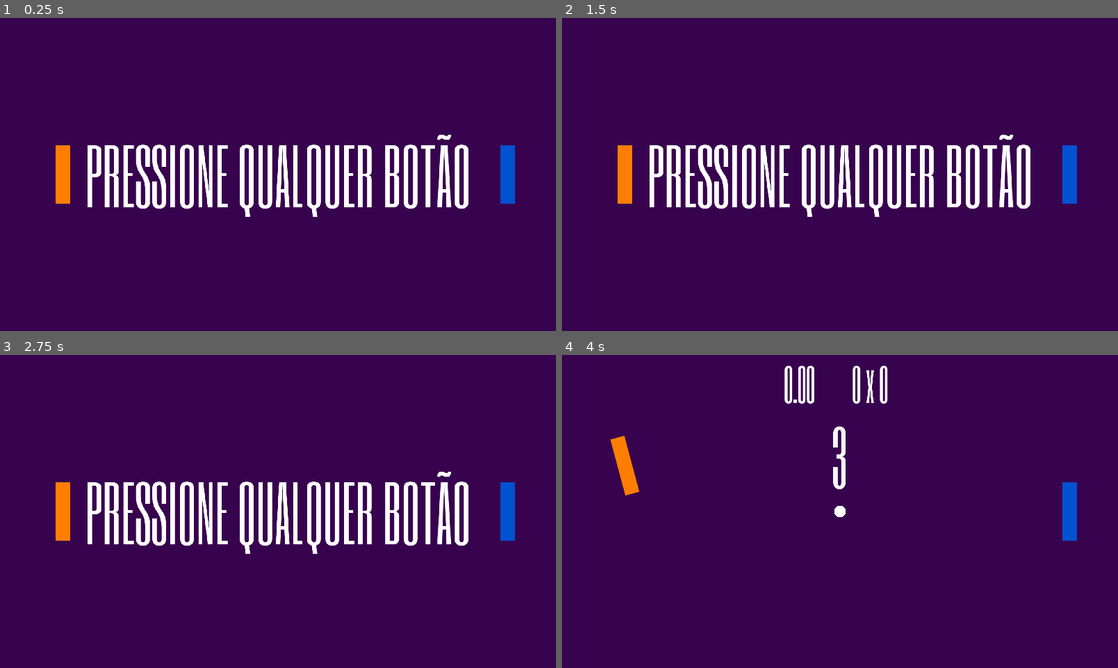
Above: before the commit, frames 1-4 (two rows, left to right).
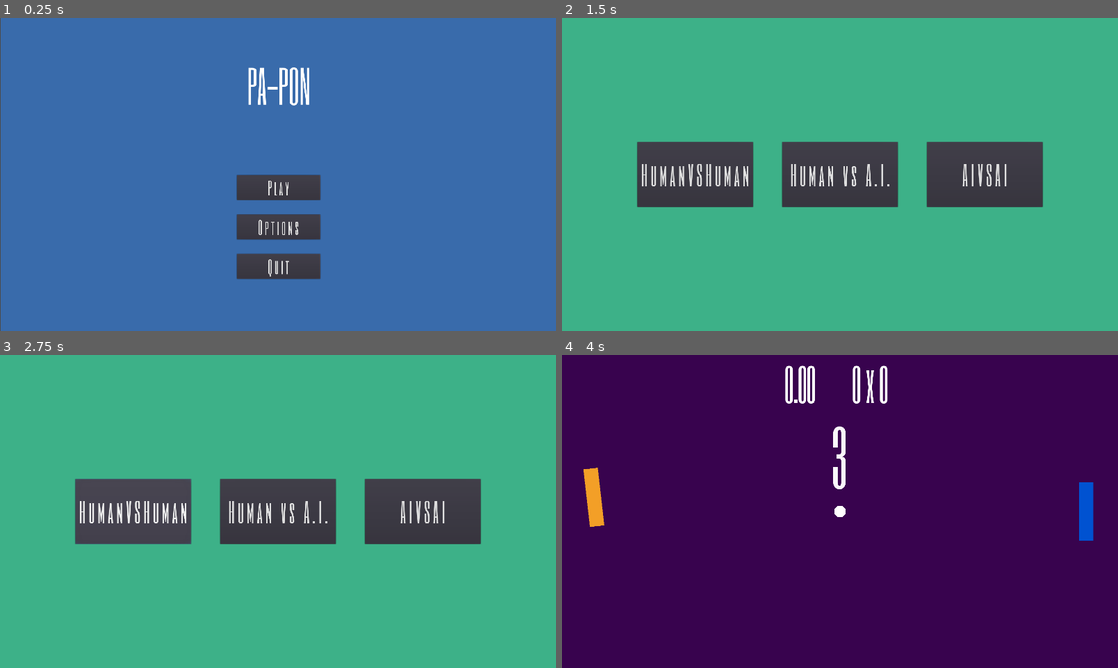
Above: after the commit, the same moments.

Repository: luizcarlos1405/papon
Game: Godot game, scene res://src/MainMenu/MainMenu.tscn
The game is run twice, just before and just after one commit, with the same random seed, the same clock (stepped at 60 frames per second) and the same inputs. Before the commit the project starts from res://src/Game/Game.tscn.
Inputs (mouse positions are in pixels of both pictures, inside the frame that each line leads up to):
- Up to frame 1 (0.25 s): no input
- Up to frame 2 (1.5 s): click (840, 227) at 0.5 s, where only the run after the commit has a clickable "Options"; click (840, 187) at 1.25 s, where only the run after the commit has a clickable "Play"
- Up to frame 3 (2.75 s): click (133, 511) at 2 s, where only the run after the commit has a clickable "HumanVSHuman"
- Up to frame 4 (4 s): click (840, 511) at 2.75 s, where only the run after the commit has a clickable "Human vs A.I."; tap Enter at 3.5 s; hold W (lp_move_up) from 3.53 s (still down)

The runs differ from the first frame. In frame 1, 100% of the frame differs, in the area x 0-100%, y 0-100%; in frame 2, 100%; in frame 3, 100%; in frame 4, 2.2%.

Commit message:
AIController impelmentado, menu simples implementado, correção de bugs

Diff:
--- a/project.godot
+++ b/project.godot
@@ -9,15 +9,20 @@
 config_version=4
 
 _global_script_classes=[ {
+"base": "Node",
+"class": "AIControl",
+"language": "GDScript",
+"path": "res://src/classes/AIControl.gd"
+}, {
 "base": "Label",
 "class": "Countdown",
 "language": "GDScript",
 "path": "res://src/classes/Countdown.gd"
 }, {
 "base": "Node",
-"class": "KeybardControll",
+"class": "KeybardControl",
 "language": "GDScript",
-"path": "res://src/classes/KeyboardControll.gd"
+"path": "res://src/classes/KeyboardControl.gd"
 }, {
 "base": "Area2D",
 "class": "PointArea",
@@ -30,8 +35,9 @@
 "path": "res://src/classes/Score.gd"
 } ]
 _global_script_class_icons={
+"AIControl": "",
 "Countdown": "",
-"KeybardControll": "",
+"KeybardControl": "",
 "PointArea": "",
 "Score": ""
 }
@@ -39,19 +45,19 @@
 [application]
 
 config/name="Pa-pon"
-run/main_scene="res://src/Game/Game.tscn"
+run/main_scene="res://src/MainMenu/MainMenu.tscn"
 config/icon="res://icon.png"
 
 [autoload]
 
 Event="*res://src/autoload/Event.gd"
+Enum="*res://src/autoload/Enum.gd"
 
 [debug]
 
 gdscript/warnings/unassigned_variable=false
 gdscript/warnings/unassigned_variable_op_assign=false
 gdscript/warnings/unused_variable=false
-gdscript/warnings/unused_class_variable=false
 gdscript/warnings/unused_argument=false
 gdscript/warnings/unused_signal=false
 gdscript/warnings/return_value_discarded=false
--- a/src/Ball/Ball.gd
+++ b/src/Ball/Ball.gd
@@ -4,9 +4,9 @@
 
 export var color: = Color(1, 1, 1)
 export var radius: = 20.0
-export var initial_speed: = 500
-export var speed_increase_factor: = 1.2
-export var angle_variation_degrees: = 15
+export var initial_speed: = 500.0
+export var speed_increase_factor: = 50.0
+export var angle_variation_degrees: = 15.0
 
 var direction: = Vector2.ZERO
 
@@ -28,24 +28,22 @@
 
 	randomize()
 	reset()
-
-	Event.connect("Game_match_started", self, "_on_Event_Game_match_started")
+	Event.connect("Game_state_changed", self, "_on_Event_Game_state_changed")
 	Event.connect("scored", self, "_on_Event_scored")
-	Event.connect("Game_match_ended", self, "_on_Event_Game_match_ended")
 	Event.connect("Countdown_finished", self, "_on_Event_Countdown_finished")
 
 
-func _on_Event_Game_match_started() -> void:
-	show()
+func _on_Event_Game_state_changed(state: int) -> void:
+	match state:
+		Enum.GameState.IN_GAME:
+			show()
+		Enum.GameState.POS_GAME:
+			reset()
+			hide()
 
 
 func _on_Event_scored(side: String) -> void:
 	reset()
-
-
-func _on_Event_Game_match_ended() -> void:
-	reset()
-	hide()
 
 
 func _on_Event_Countdown_finished() -> void:
@@ -96,7 +94,7 @@
 
 func handle_collision(normal: Vector2) -> void:
 	direction = direction.bounce(normal)
-	_speed *= speed_increase_factor
+	_speed += speed_increase_factor
 
 
 static func variate_direction(direction: Vector2, variation_degrees: float) -> Vector2:
--- a/src/Game/Game.gd
+++ b/src/Game/Game.gd
@@ -1,19 +1,25 @@
 extends Node2D
 
-var _match_started: = false
+var state: int = Enum.GameState.PRE_GAME setget set_state
 
 onready var match_time_left: Label = $GUI/Control/MatchTimeLeft
 onready var start_message: Label = $GUI/Control/StartMessage
 onready var match_timer: Timer = $MatchTimer
+onready var score: Label = $GUI/Control/Score
 
 
 func _ready():
 	match_time_left.hide()
 	match_timer.connect("timeout", self, "_on_MatchTimer_timeout")
+	Event.connect("match_start_requested", self, "_on_Event_match_start_requested")
 
 
 func _on_MatchTimer_timeout() -> void:
 	end_match()
+
+
+func _on_Event_match_start_requested() -> void:
+	start_match()
 
 
 func _process(delta: float) -> void:
@@ -23,16 +29,25 @@
 func _input(event: InputEvent) -> void:
 	if event is InputEventKey:
 		if event.pressed:
-			if not _match_started:
-				start_match()
+			match state:
+				Enum.GameState.PRE_GAME:
+					Event.emit_signal("match_start_requested")
+					score.show()
+				Enum.GameState.POS_GAME:
+					if score.animation_player.is_playing():
+						return
+
+					score.reset()
+
+					yield(score.animation_player, "animation_finished")
+					Event.emit_signal("match_start_requested")
 
 
 func start_match() -> void:
-	_match_started = true
-
 	start_message.hide()
 	match_time_left.show()
-	Event.emit_signal("Game_match_started")
+
+	set_state(Enum.GameState.IN_GAME)
 
 	yield(Event, "Countdown_finished")
 
@@ -40,8 +55,13 @@
 
 
 func end_match() -> void:
-	Event.emit_signal("Game_match_ended")
 	match_time_left.hide()
+	score.show_result()
 
-	yield(get_tree().create_timer(2), "timeout")
-	_match_started = false
+	set_state(Enum.GameState.POS_GAME)
+
+
+func set_state(value: int) -> void:
+	state = value
+
+	Event.emit_signal("Game_state_changed", state)
--- a/src/Game/Game.tscn
+++ b/src/Game/Game.tscn
@@ -8,9 +8,10 @@
 [ext_resource path="res://src/classes/PalcoCamera.gd" type="Script" id=6]
 [ext_resource path="res://src/Ball/Ball.tscn" type="PackedScene" id=7]
 [ext_resource path="res://src/RightPad/RightPad.tscn" type="PackedScene" id=8]
-[ext_resource path="res://src/classes/KeyboardControll.gd" type="Script" id=9]
+[ext_resource path="res://src/LeftPad/LeftPad.gd" type="Script" id=9]
 [ext_resource path="res://src/LeftPad/LeftPad.tscn" type="PackedScene" id=10]
 [ext_resource path="res://src/classes/PointArea.gd" type="Script" id=11]
+[ext_resource path="res://src/RightPad/RightPad.gd" type="Script" id=12]
 
 [sub_resource type="DynamicFont" id=1]
 size = 150
@@ -58,11 +59,10 @@
 script = ExtResource( 1 )
 
 [node name="MatchTimer" type="Timer" parent="."]
-wait_time = 2.0
+wait_time = 60.0
 one_shot = true
 
 [node name="Background" type="CanvasLayer" parent="."]
-editor/display_folded = true
 layer = -1
 
 [node name="ColorRect" type="ColorRect" parent="Background"]
@@ -77,7 +77,6 @@
 anchor_bottom = 1.0
 
 [node name="Score" type="Label" parent="GUI/Control"]
-editor/display_folded = true
 anchor_left = 0.5
 anchor_right = 0.5
 margin_left = 42.0
@@ -95,13 +94,16 @@
 [node name="MatchTimeLeft" type="Label" parent="GUI/Control"]
 anchor_left = 0.5
 anchor_right = 0.5
-margin_left = -193.0
-margin_right = -57.0
+margin_left = -191.0
+margin_right = -55.0
 margin_bottom = 198.0
 grow_horizontal = 2
 grow_vertical = 2
 custom_fonts/font = SubResource( 1 )
 text = "0.00"
+__meta__ = {
+"_edit_use_anchors_": false
+}
 
 [node name="Countdown" type="Label" parent="GUI/Control"]
 anchor_left = 0.5
@@ -144,7 +146,6 @@
 position = Vector2( 1, 0 )
 
 [node name="Wall" type="StaticBody2D" parent="."]
-editor/display_folded = true
 __meta__ = {
 "_edit_group_": true
 }
@@ -158,20 +159,16 @@
 shape = SubResource( 4 )
 
 [node name="RightPad" parent="." instance=ExtResource( 8 )]
-editor/display_folded = true
-position = Vector2( 793, 0 )
-
-[node name="KeybardControll" type="Node" parent="RightPad"]
-script = ExtResource( 9 )
-move_up_action = "rp_move_up"
-move_down_action = "rp_move_down"
+position = Vector2( 850, 0 )
+script = ExtResource( 12 )
+acceleration = 500
+speed_angle_degrees = 15
 
 [node name="LeftPad" parent="." instance=ExtResource( 10 )]
-editor/display_folded = true
-position = Vector2( -743, 0 )
-
-[node name="KeybardControll" type="Node" parent="LeftPad"]
+position = Vector2( -850, 0 )
 script = ExtResource( 9 )
+acceleration = 500
+color = Color( 0.952941, 0.623529, 0.152941, 1 )
 
 [node name="LeftPointArea" type="Area2D" parent="."]
 position = Vector2( -1520, 0 )
--- /dev/null
+++ b/src/LeftPad/LeftPad.gd
@@ -0,0 +1,8 @@
+extends "res://src/Pad/Pad.gd"
+
+func _ready():
+	match get_tree().get_meta("left_controller"):
+		"HUMAN":
+			add_child(KeybardControl.new())
+		"AI":
+			add_child(AIControl.new())
--- /dev/null
+++ b/src/MainMenu/MainMenu.gd
@@ -0,0 +1,29 @@
+extends Control
+
+export var ModeSelectionPackedScene: PackedScene
+
+
+onready var play: Button = $Buttons/Play
+onready var options: Button = $Buttons/Options
+onready var quit: Button = $Buttons/Quit
+
+
+func _ready():
+	play.connect("pressed", self, "_on_Play_pressed")
+	options.connect("pressed", self, "_on_Options_pressed")
+	quit.connect("pressed", self, "_on_Quit_pressed")
+	pass
+
+
+func _on_Play_pressed() -> void:
+	get_tree().change_scene_to(ModeSelectionPackedScene)
+	pass
+
+
+func _on_Options_pressed() -> void:
+	pass
+
+
+func _on_Quit_pressed() -> void:
+
+	pass
--- /dev/null
+++ b/src/MainMenu/MainMenu.tscn
@@ -0,0 +1,81 @@
+[gd_scene load_steps=6 format=2]
+
+[ext_resource path="res://src/MainMenu/MainMenu.gd" type="Script" id=1]
+[ext_resource path="res://assets/fonts/SixCaps-Regular.ttf" type="DynamicFontData" id=2]
+[ext_resource path="res://src/ModeSelection/ModeSelection.tscn" type="PackedScene" id=3]
+
+[sub_resource type="DynamicFont" id=2]
+size = 150
+font_data = ExtResource( 2 )
+
+[sub_resource type="DynamicFont" id=1]
+size = 60
+extra_spacing_char = 8
+font_data = ExtResource( 2 )
+
+[node name="MainMenu" type="Control"]
+anchor_right = 1.0
+anchor_bottom = 1.0
+margin_left = 2.0
+margin_right = 2.0
+script = ExtResource( 1 )
+__meta__ = {
+"_edit_use_anchors_": false
+}
+ModeSelectionPackedScene = ExtResource( 3 )
+
+[node name="ColorRect" type="ColorRect" parent="."]
+anchor_right = 1.0
+anchor_bottom = 1.0
+color = Color( 0.223529, 0.419608, 0.670588, 1 )
+__meta__ = {
+"_edit_use_anchors_": false
+}
+
+[node name="Title" type="Label" parent="."]
+anchor_left = 0.5
+anchor_right = 0.5
+margin_left = -109.0
+margin_top = 133.0
+margin_right = 110.0
+margin_bottom = 331.0
+grow_horizontal = 2
+grow_vertical = 2
+custom_fonts/font = SubResource( 2 )
+text = "PA-PON"
+__meta__ = {
+"_edit_use_anchors_": false
+}
+
+[node name="Buttons" type="VBoxContainer" parent="."]
+anchor_right = 1.0
+anchor_bottom = 1.0
+margin_left = 816.0
+margin_top = 542.0
+margin_right = -816.0
+margin_bottom = -216.0
+custom_constants/separation = 50
+alignment = 1
+__meta__ = {
+"_edit_use_anchors_": false
+}
+
+[node name="Play" type="Button" parent="Buttons"]
+margin_right = 288.0
+margin_bottom = 86.0
+custom_fonts/font = SubResource( 1 )
+text = "Play"
+
+[node name="Options" type="Button" parent="Buttons"]
+margin_top = 136.0
+margin_right = 288.0
+margin_bottom = 222.0
+custom_fonts/font = SubResource( 1 )
+text = "Options"
+
+[node name="Quit" type="Button" parent="Buttons"]
+margin_top = 272.0
+margin_right = 288.0
+margin_bottom = 358.0
+custom_fonts/font = SubResource( 1 )
+text = "Quit"
--- /dev/null
+++ b/src/ModeSelection/ModeSelection.gd
@@ -0,0 +1,34 @@
+extends Control
+
+export var GamePackedScene: PackedScene
+
+
+onready var human_vs_ai: Button = $Modes/HumanVSHuman
+onready var human_vs_human: Button = $Modes/HumanVSAI
+onready var ai_vs_ai: Button = $Modes/AIVSAI
+
+
+func _ready():
+	human_vs_ai.connect("pressed", self, "_on_HumanVSHuman_pressed")
+	human_vs_human.connect("pressed", self, "_on_HumanVSAI_pressed")
+	ai_vs_ai.connect("pressed", self, "_on_AIVSAI_pressed")
+
+
+func _on_HumanVSHuman_pressed() -> void:
+	get_tree().set_meta("left_controller", "HUMAN")
+	get_tree().set_meta("right_controller", "HUMAN")
+
+
+
+func _on_HumanVSAI_pressed() -> void:
+	get_tree().set_meta("left_controller", "HUMAN")
+	get_tree().set_meta("right_controller", "AI")
+
+	get_tree().change_scene_to(GamePackedScene)
+
+
+func _on_AIVSAI_pressed() -> void:
+	get_tree().set_meta("left_controller", "AI")
+	get_tree().set_meta("right_controller", "AI")
+
+	get_tree().change_scene_to(GamePackedScene)
--- /dev/null
+++ b/src/ModeSelection/ModeSelection.tscn
@@ -0,0 +1,65 @@
+[gd_scene load_steps=5 format=2]
+
+[ext_resource path="res://assets/fonts/SixCaps-Regular.ttf" type="DynamicFontData" id=1]
+[ext_resource path="res://src/ModeSelection/ModeSelection.gd" type="Script" id=2]
+[ext_resource path="res://src/Game/Game.tscn" type="PackedScene" id=3]
+
+[sub_resource type="DynamicFont" id=1]
+size = 90
+extra_spacing_char = 10
+font_data = ExtResource( 1 )
+
+[node name="ModeSelection" type="Control"]
+anchor_right = 1.0
+anchor_bottom = 1.0
+script = ExtResource( 2 )
+__meta__ = {
+"_edit_use_anchors_": false
+}
+GamePackedScene = ExtResource( 3 )
+
+[node name="ColorRect" type="ColorRect" parent="."]
+anchor_right = 1.0
+anchor_bottom = 1.0
+color = Color( 0.239216, 0.694118, 0.533333, 1 )
+__meta__ = {
+"_edit_use_anchors_": false
+}
+
+[node name="Modes" type="HBoxContainer" parent="."]
+anchor_left = 0.5
+anchor_top = 0.5
+anchor_right = 0.5
+anchor_bottom = 0.5
+margin_left = -700.0
+margin_top = -112.0
+margin_right = 700.0
+margin_bottom = 112.0
+custom_constants/separation = 100
+alignment = 1
+__meta__ = {
+"_edit_use_anchors_": false
+}
+
+[node name="HumanVSHuman" type="Button" parent="Modes"]
+margin_right = 400.0
+margin_bottom = 224.0
+rect_min_size = Vector2( 400, 0 )
+custom_fonts/font = SubResource( 1 )
+text = "HumanVSHuman"
+
+[node name="HumanVSAI" type="Button" parent="Modes"]
+margin_left = 500.0
+margin_right = 900.0
+margin_bottom = 224.0
+rect_min_size = Vector2( 400, 0 )
+custom_fonts/font = SubResource( 1 )
+text = "Human vs A.I."
+
+[node name="AIVSAI" type="Button" parent="Modes"]
+margin_left = 1000.0
+margin_right = 1400.0
+margin_bottom = 224.0
+rect_min_size = Vector2( 400, 0 )
+custom_fonts/font = SubResource( 1 )
+text = "AIVSAI"
--- /dev/null
+++ b/src/RightPad/RightPad.gd
@@ -0,0 +1,8 @@
+extends "res://src/Pad/Pad.gd"
+
+func _ready():
+	match get_tree().get_meta("right_controller"):
+		"HUMAN":
+			add_child(KeybardControl.new())
+		"AI":
+			add_child(AIControl.new())
--- /dev/null
+++ b/src/autoload/Enum.gd
@@ -0,0 +1,3 @@
+extends Node
+
+enum GameState {PRE_GAME, IN_GAME, POS_GAME}
--- a/src/autoload/Event.gd
+++ b/src/autoload/Event.gd
@@ -2,5 +2,5 @@
 
 signal scored(side)
 signal Countdown_finished
-signal Game_match_started
-signal Game_match_ended
+signal Game_state_changed(state)
+signal match_start_requested
--- /dev/null
+++ b/src/classes/AIControl.gd
@@ -0,0 +1,10 @@
+extends Node
+class_name AIControl
+
+onready var _ball: KinematicBody2D = get_tree().get_nodes_in_group("Ball")[0]
+onready var pad: KinematicBody2D = get_parent()
+
+
+func _physics_process(delta: float) -> void:
+	pad.input_direction = clamp(_ball.global_position.y - pad.global_position.y, -1, 1)
+	pass
--- a/src/classes/Countdown.gd
+++ b/src/classes/Countdown.gd
@@ -10,35 +10,32 @@
 var tween_ease: = Tween.EASE_IN
 
 var _time_left: = duration
-var _match_started: = false
+
+onready var game: Node2D = owner
 
 
 func _ready() -> void:
 	hide()
 	add_child(tween)
 
-	Event.connect("Game_match_started", self, "_on_Event_Game_match_started")
 	Event.connect("scored", self, "_on_Event_scored")
-	Event.connect("Game_match_ended", self, "_on_Event_Game_match_ended")
+	Event.connect("Game_state_changed", self, "_on_Event_Game_state_changed")
 	tween.connect("tween_all_completed", self, "_on_Tween_tween_all_completed")
 
 
-func _on_Event_Game_match_started() -> void:
-	_match_started = true
-	start()
+func _on_Event_Game_state_changed(state: int) -> void:
+	match state:
+		Enum.GameState.IN_GAME:
+			start()
+		Enum.GameState.POS_GAME:
+			tween.remove_all()
+			reset()
+			hide()
 
 
 func _on_Event_scored(side: String) -> void:
-	if _match_started:
+	if game.state == Enum.GameState.IN_GAME:
 		start()
-
-
-func _on_Event_Game_match_ended() -> void:
-	_match_started = false
-	tween.stop_all()
-	reset()
-	hide()
-	pass
 
 
 func _on_Tween_tween_all_completed() -> void:
--- a/src/classes/KeyboardControll.gd
+++ b/src/classes/KeyboardControl.gd
@@ -1,5 +1,5 @@
 extends Node
-class_name KeybardControll
+class_name KeybardControl
 
 export var move_up_action: = "lp_move_up"
 export var move_down_action: = "lp_move_down"
--- a/src/classes/Score.gd
+++ b/src/classes/Score.gd
@@ -11,20 +11,15 @@
 func _ready() -> void:
 	hide()
 
-	Event.connect("Game_match_started", self, "_on_Event_Game_match_started")
+	Event.connect("Game_state_changed", self, "_on_Event_Game_state_changed")
 	Event.connect("scored", self, "_on_Event_scored")
-	Event.connect("Game_match_ended", self, "_on_Event_Game_match_ended")
 
 
-func _on_Event_Game_match_started() -> void:
-	show()
-
-
-func _on_Event_Game_match_ended() -> void:
-	show_result()
-
-	yield(Event, "Game_match_started")
-	reset()
+func _on_Event_Game_state_changed(state: int) -> void:
+	if state == Enum.GameState.IN_GAME:
+		_left_score = 0
+		_right_score = 0
+		update_scoreboard()
 
 
 func _on_Event_scored(side: String) -> void:
@@ -35,9 +30,6 @@
 	elif side == "RIGHT":
 		_left_score += 1
 		update_scoreboard()
-
-#		_ball_next_direction = ball.Direction.LEFT
-#		ball.reset()
 
 
 func update_scoreboard() -> void:
Not shown: 1 places in src/Game/Game.tscn that only renumber resources
